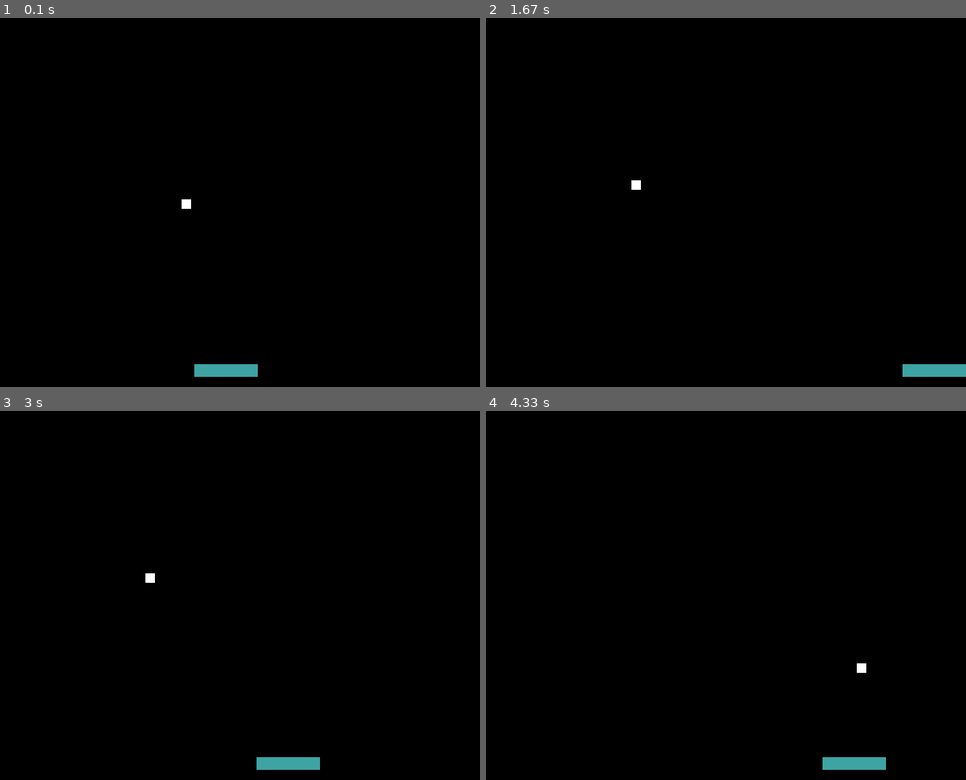
Above: before the commit, frames 1-4 (two rows, left to right).
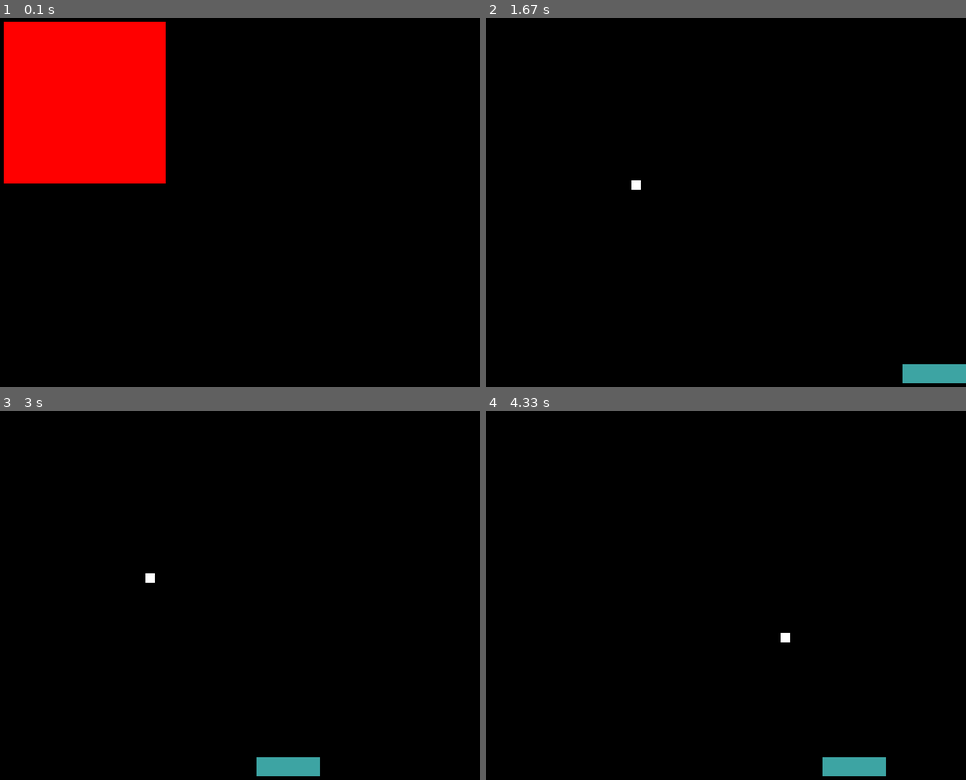
Above: after the commit, the same moments.

Repository: angelo-filho/activity-4-5
Game: pygame game, started from breakout/breakout.py
The game is run twice, just before and just after one commit, with the same random seed, the same clock (stepped at 60 frames per second) and the same inputs.
Inputs (mouse positions are in pixels of both pictures, inside the frame that each line leads up to):
- Up to frame 1 (0.1 s): no input
- Up to frame 2 (1.67 s): click (572, 102) at 0.38 s; hold Right 0.67-1.13 s; move the mouse to (692, 191) at 0.7 s; hold Right 1.17-1.63 s
- Up to frame 3 (3 s): hold Left 1.67-2.2 s; hold Left 2.23-2.63 s; hold Right from 2.67 s (still down)
- Up to frame 4 (4.33 s): release Right at 3.3 s; hold Left 3.33-3.8 s; hold Right 3.83-4.3 s

The runs differ from the first frame. In frame 1, 15% of the frame differs, in the area x 0-54%, y 1-98%; in frame 2, 0.2%; in frame 3, 0.2%; in frame 4, 0.3%.

Commit message:
Update: breakout and add constants

Diff:
--- a/breakout/breakout.py
+++ b/breakout/breakout.py
@@ -1,10 +1,13 @@
+import sys
+
 from model.Paddle import Paddle
 from model.Ball import Ball
+from control.constants import *
 import pygame
+from pygame.locals import *
 
 pygame.init()
-
-WIDTH, HEIGHT = 800, 680
+main_clock = pygame.time.Clock()
 size = (WIDTH, HEIGHT)
 screen = pygame.display.set_mode(size)
 background_colour = (0, 0, 0)
@@ -13,51 +16,81 @@
 icon = pygame.image.load('assets/atari.png')
 pygame.display.set_icon(icon)
 
-run = True
-clock = pygame.time.Clock()
-FPS = 60
-COLOR_PADDLE = 61, 164, 163
-COLOR_BALL = 255, 255, 255
 
-sprites = pygame.sprite.Group()
+def menu():
 
-# Paddle
-paddle = Paddle(COLOR_PADDLE, 100, 20)
-paddle.rect.x = 350
-paddle.rect.y = 640
+    click = False
+    while True:
+        pos_x, pos_y = pygame.mouse.get_pos()
+        button_game = pygame.Rect(50, 100, 255, 255)
+
+        if button_game.collidepoint((pos_x, pos_y)):
+            if click:
+                game()
+
+        pygame.draw.rect(screen, (255, 0, 0), button_game)
+
+        for event in pygame.event.get():
+            if event.type == QUIT:
+                pygame.quit()
+                sys.exit()
+
+            if event.type == MOUSEBUTTONDOWN:
+                if event.button == 1:
+                    click = True
+        pygame.display.update()
+        main_clock.tick(60)
 
 
-# Ball
-ball = Ball(COLOR_BALL, 15, 15)
-ball.rect.x = 300
-ball.rect.y = 350
+def game():
+    run = True
+    sprites = pygame.sprite.Group()
 
-sprites.add(paddle)
-sprites.add(ball)
+    # Paddle
+    paddle = Paddle(COLOR_PADDLE, 100, 30)
+    paddle.rect.x = 350
+    paddle.rect.y = 640
 
-while run:
-    for event in pygame.event.get():
-        if event.type == pygame.QUIT:
-            run = False
+    # Ball
+    ball = Ball(COLOR_BALL, 20, 20)
+    ball.rect.x = 300
+    ball.rect.y = 350
 
-    keys = pygame.key.get_pressed()
-    if keys[pygame.K_LEFT]:
-        paddle.move_left()
-    if keys[pygame.K_RIGHT]:
-        paddle.move_right()
+    # Ball
+    ball = Ball(COLOR_BALL, 15, 15)
+    ball.rect.x = 300
+    ball.rect.y = 350
 
-    sprites.update()
+    sprites.add(paddle)
+    sprites.add(ball)
 
-    if ball.rect.bottom >= HEIGHT + 30:
-        ball.reset_ball()
+    while run:
+        for event in pygame.event.get():
+            if event.type == QUIT:
+                run = False
 
-    if pygame.sprite.collide_mask(ball, paddle) and ball.dy > 0:
-        ball.collision_with_paddle(paddle.rect)
+        keys = pygame.key.get_pressed()
 
-    screen.fill((0, 0, 0))
-    sprites.draw(screen)
-    pygame.display.flip()
-    pygame.display.update()
-    clock.tick(FPS)
+        if keys[pygame.K_LEFT]:
+            paddle.move_left()
+        if keys[pygame.K_RIGHT]:
+            paddle.move_right()
 
-pygame.quit()
+        sprites.update()
+
+        if ball.rect.bottom >= HEIGHT + 30:
+            ball.reset_ball()
+
+        if pygame.sprite.collide_mask(ball, paddle) and ball.dy > 0:
+            ball.collision_with_paddle(paddle.rect)
+
+        screen.fill((0, 0, 0))
+        sprites.draw(screen)
+        pygame.display.flip()
+        pygame.display.update()
+        main_clock.tick(FPS)
+    pygame.quit()
+    sys.exit()
+
+
+menu()
--- /dev/null
+++ b/breakout/control/constants.py
@@ -0,0 +1,4 @@
+FPS = 60
+COLOR_PADDLE = 61, 164, 163
+COLOR_BALL = 255, 255, 255
+WIDTH, HEIGHT = 800, 680
Binary file changed: breakout/assets/atari.png
